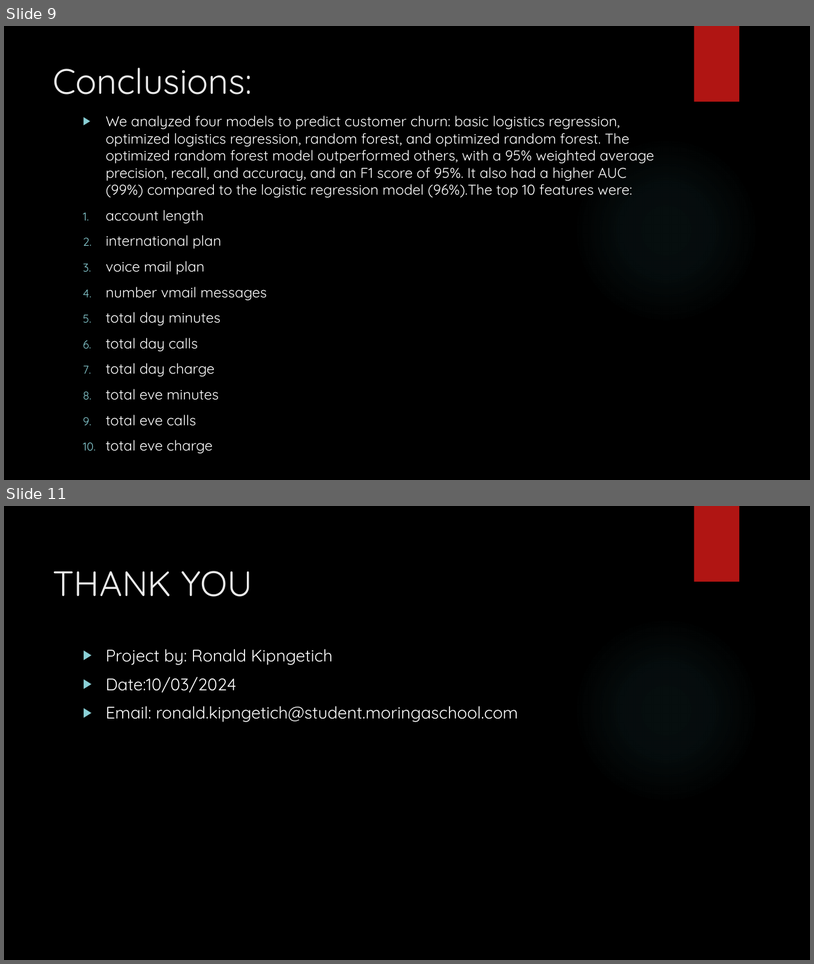
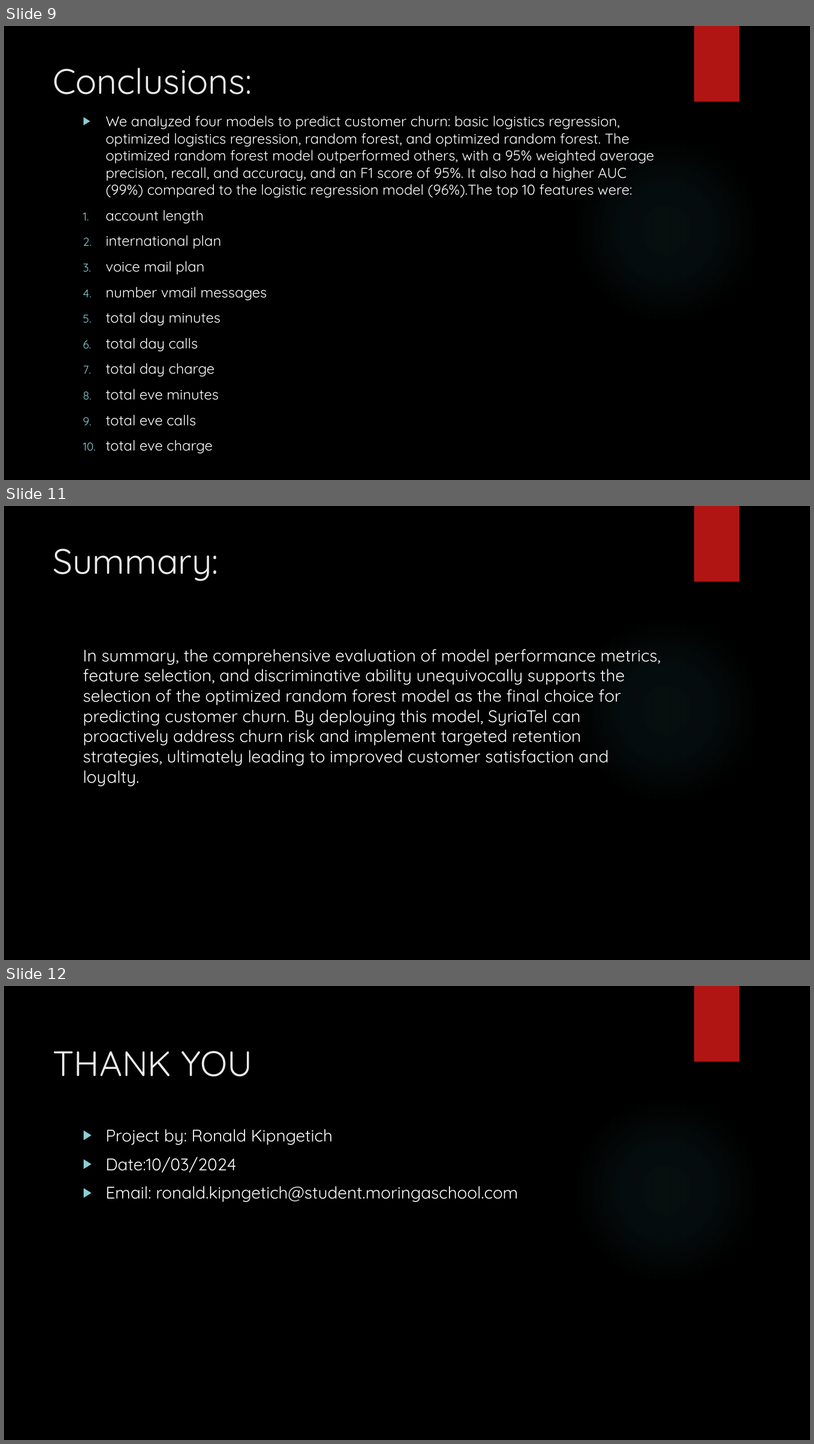
Before and after one commit to IceyPanda23/Phase_3_project, a slide deck: project presentation.pptm. Shown one above the other, each under a label of ours: slides 9 and 11 before the commit, slides 9, 11 and 12 after it; the slides between them are not shown. The pictures are 814x964 and 814x1444 pixels, drawn with LibreOffice and Linux fonts; fonts in the diff are those of the drawing; background and template pictures are left out. Boxes give left, top, right and bottom in pixels: in the first picture for what was removed or moved away, otherwise in the second. Text is boxed around its words. In the diff, an @@ line names an element or a change of style, - is before the commit and + after.

```diff
--- a/project presentation.pptm
+++ b/project presentation.pptm
@@ slide 11 added at [4,506,810,960], background picture (left out); not listed: 2 template elements that a slide beside it also shows @@
@@ title added at [53,549,218,581], 42 pt, text #EBEBEB @@
+Summary:
@@ text added at [83,649,661,786], 20 pt, text #FFFFFF @@
+In summary, the comprehensive evaluation of model performance metrics, feature selection, and discriminative ability unequivocally supports the selection of the optimized random forest model as the final choice for predicting customer churn. By deploying this model, SyriaTel can proactively address churn risk and implement targeted retention strategies, ultimately leading to improved customer satisfaction and loyalty.
@@ what was slide 11 is now slide 12 @@
```
Also in this commit, not shown: 2 other files.
